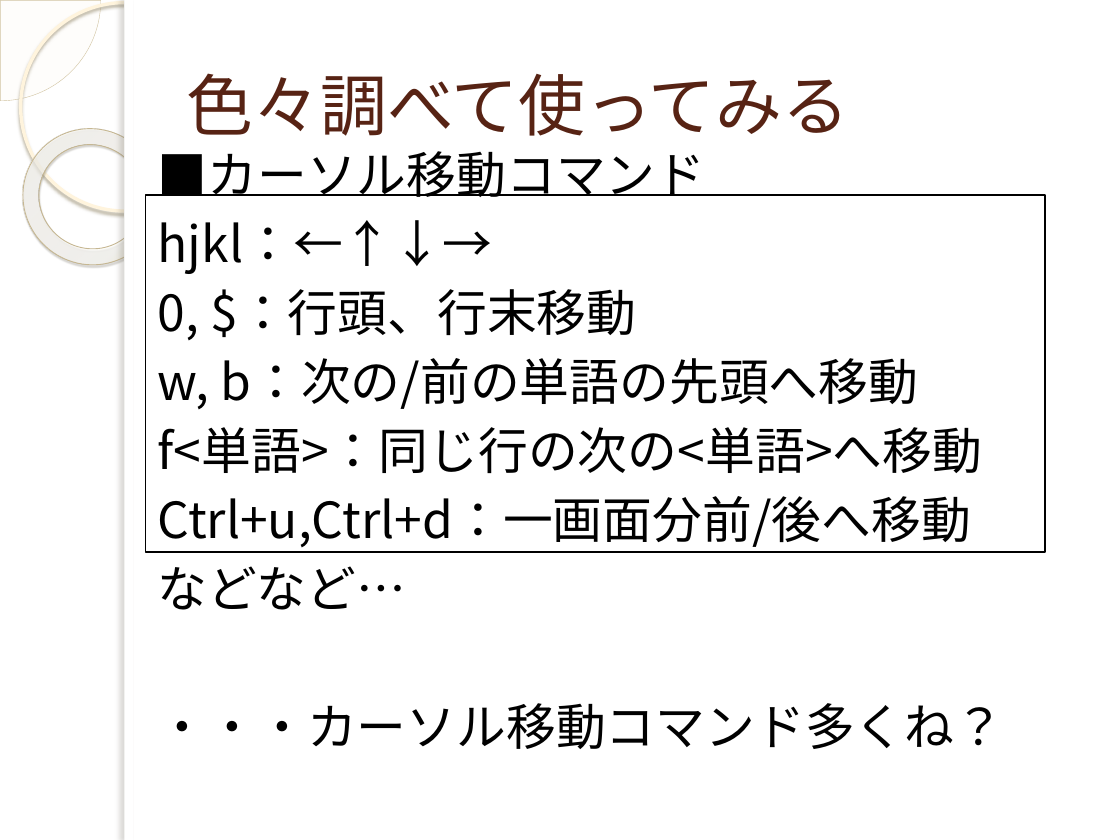
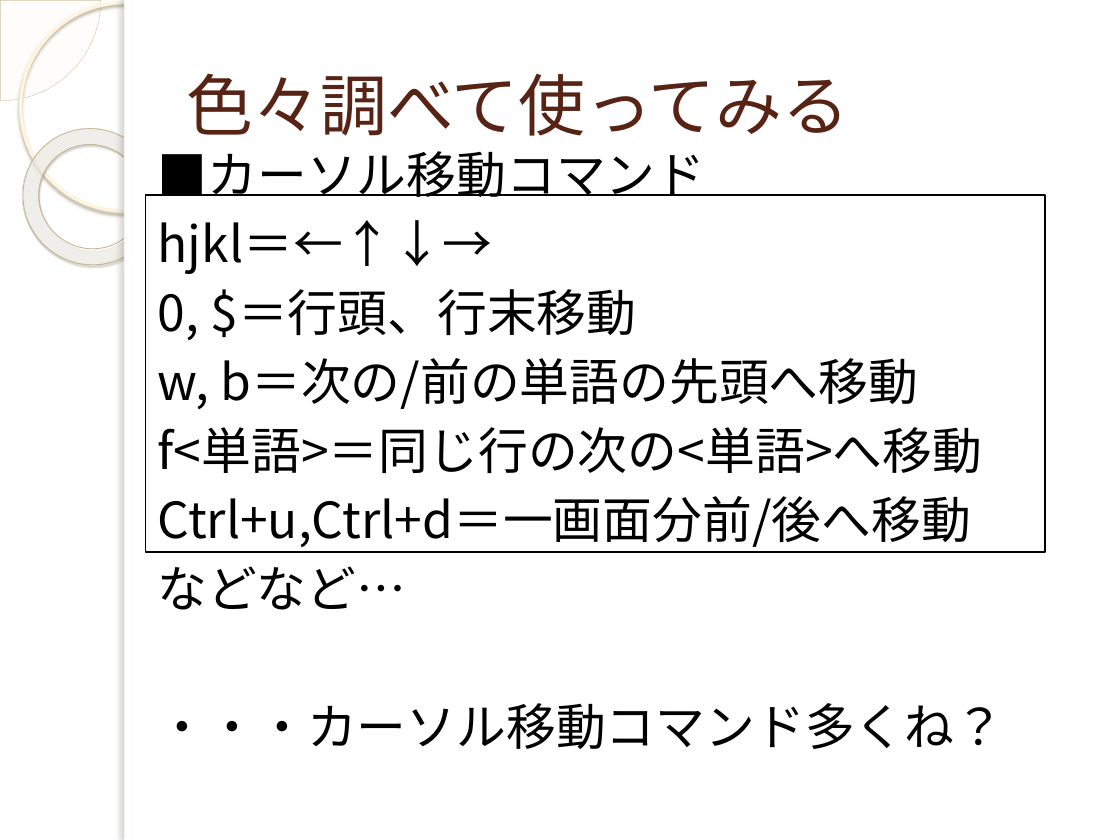
Before and after one commit to yuridonus/FEstudy, a slide deck: slide 21 of vimmer.pptx (slide 20 before the commit). Drawn at 1120x840 pixels with LibreOffice and Linux fonts; fonts in the diff are those of the drawing; background and template pictures are left out. Boxes give left, top, right and bottom in pixels: in the first picture for what was removed or moved away, otherwise in the second. Text is boxed around its words. In the diff, an @@ line names an element or a change of style, - is before the commit and + after.

```diff
--- a/vimmer.pptx
+++ b/vimmer.pptx
@@ text at (158, 220, 982, 547): text changed @@
-hjkl：←↑↓→
-0, $：行頭、行末移動
-w, b：次の/前の単語の先頭へ移動
-f<単語>：同じ行の次の<単語>へ移動
-Ctrl+u,Ctrl+d：一画面分前/後へ移動
+hjkl＝←↑↓→
+0, $＝行頭、行末移動
+w, b＝次の/前の単語の先頭へ移動
+f<単語>＝同じ行の次の<単語>へ移動
+Ctrl+u,Ctrl+d＝一画面分前/後へ移動
```
Also in this commit, not shown: 4 other slides changed, 1 slide added, 2 other files.
